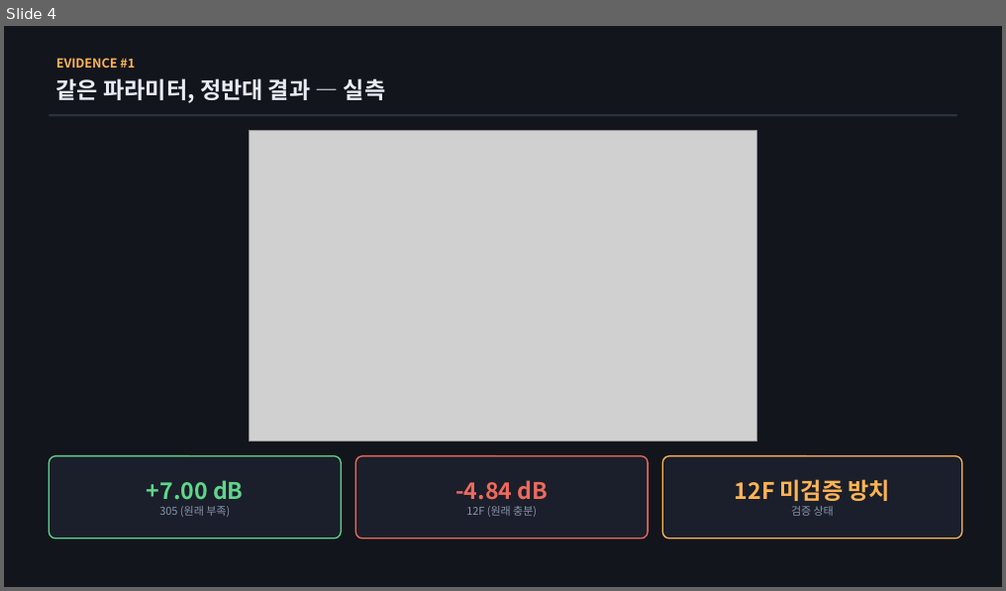
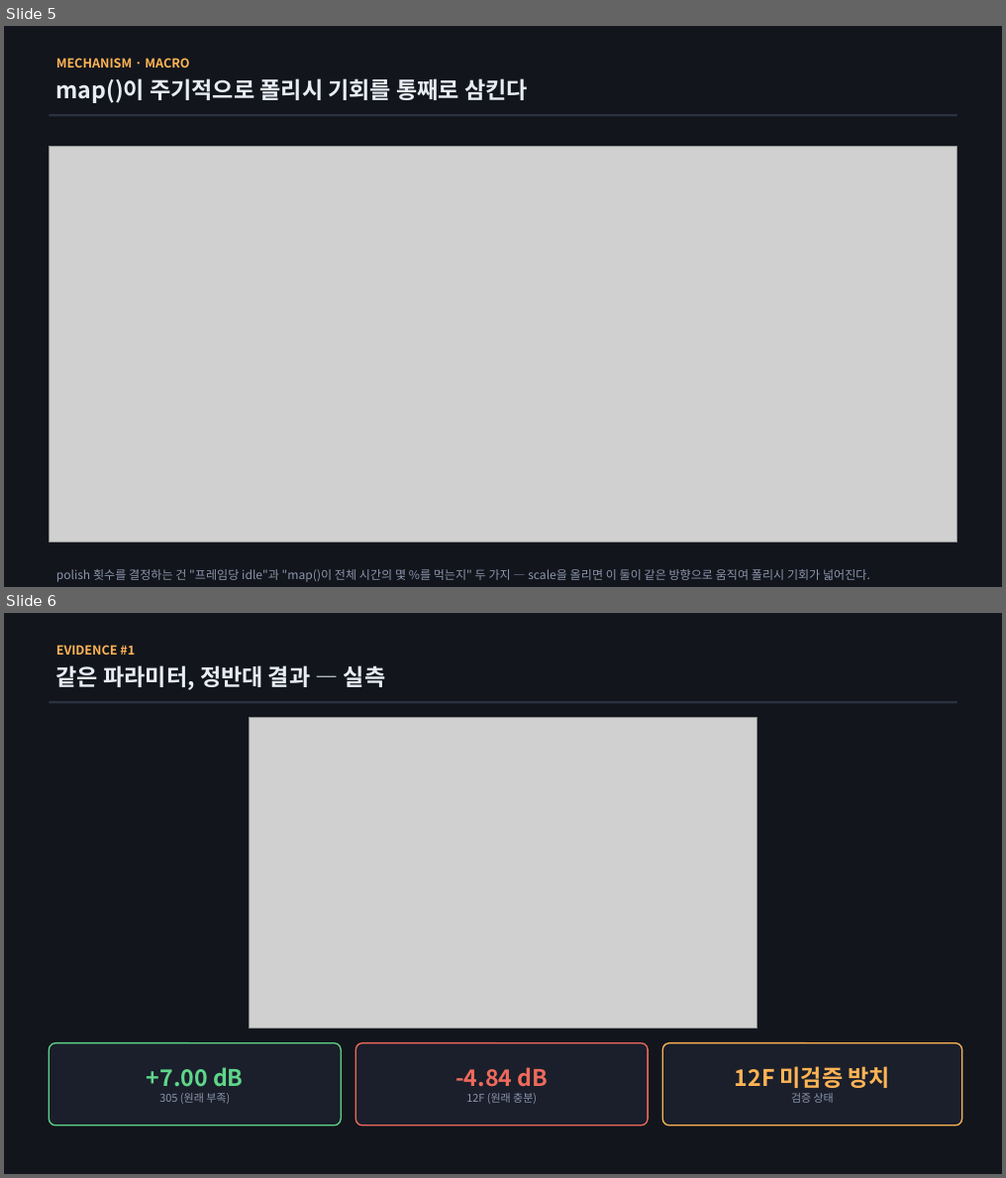
Before and after one commit to sawo0150/gs_floaterLab, a slide deck: context/ppt/ppt0812/vigs_budget_briefing_0812.pptx. Shown one above the other, each under a label of ours: slide 4 before the commit, slides 5 and 6 after it. The pictures are 1006x591 and 1006x1178 pixels, drawn with LibreOffice and Linux fonts; fonts in the diff are those of the drawing; grey boxes stand for pictures. Boxes give left, top, right and bottom in pixels: in the first picture for what was removed or moved away, otherwise in the second. Text is boxed around its words. In the diff, an @@ line names an element or a change of style, - is before the commit and + after.

```diff
--- a/context/ppt/ppt0812/vigs_budget_briefing_0812.pptx
+++ b/context/ppt/ppt0812/vigs_budget_briefing_0812.pptx
@@ slide 5 added at (x1=4, y1=26, x2=1002, y2=587), background #FFFFFF @@
@@ rectangle added at (x1=4, y1=26, x2=1002, y2=587), fill #12151C @@
@@ text added at (x1=56, y1=58, x2=189, y2=68), 12 pt, text #FFB454, bold @@
+MECHANISM · MACRO
@@ text added at (x1=56, y1=78, x2=528, y2=103), 22 pt, text #E8ECF4, bold @@
+map()이 주기적으로 폴리시 기회를 통째로 삼킨다
@@ rectangle added at (x1=49, y1=114, x2=957, y2=116), fill #2A3242 @@
@@ picture added at (x1=49, y1=147, x2=957, y2=542) @@
@@ text added at (x1=56, y1=570, x2=870, y2=582), 11.5 pt, text #8B95AB @@
+polish 횟수를 결정하는 건 "프레임당 idle"과 "map()이 전체 시간의 몇 %를 먹는지" 두 가지 — scale을 올리면 이 둘이 같은 방향으로 움직여 폴리시 기회가 넓어진다.
@@ what was slide 4 is now slide 6 @@
```
Also in this commit, not shown: 1 slide changed, 3 other slides added, 19 other files.
